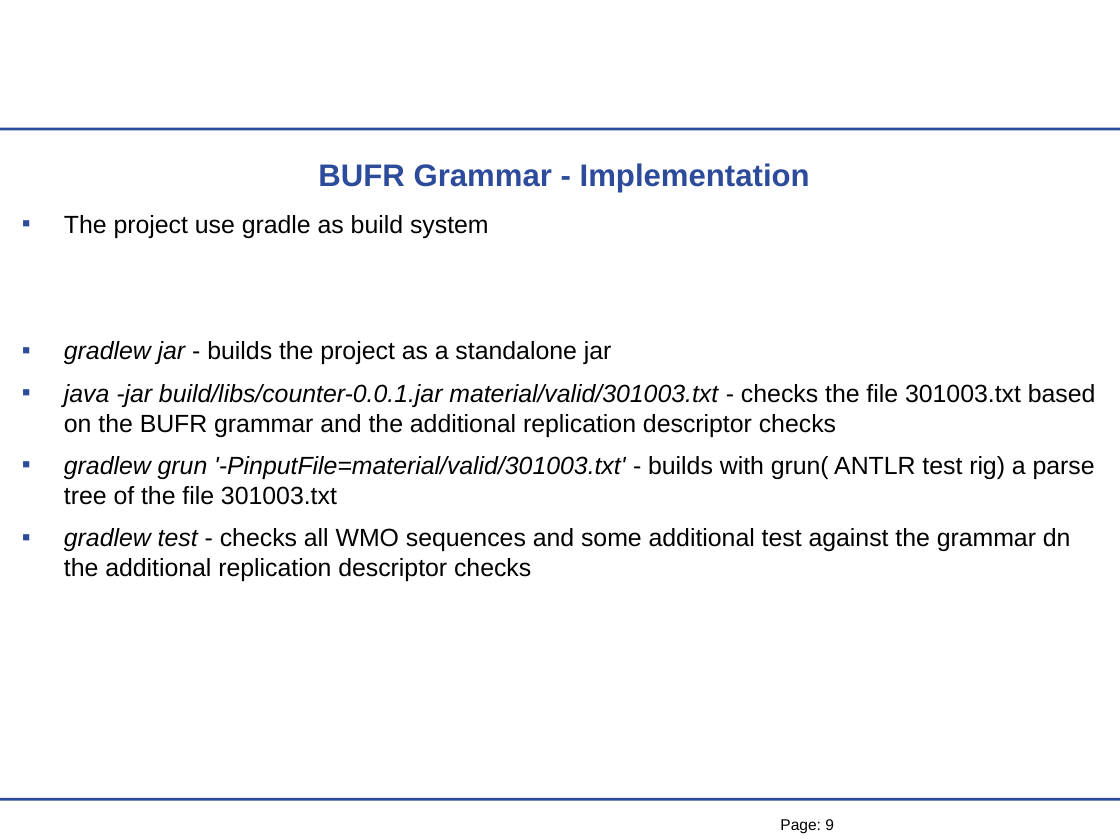
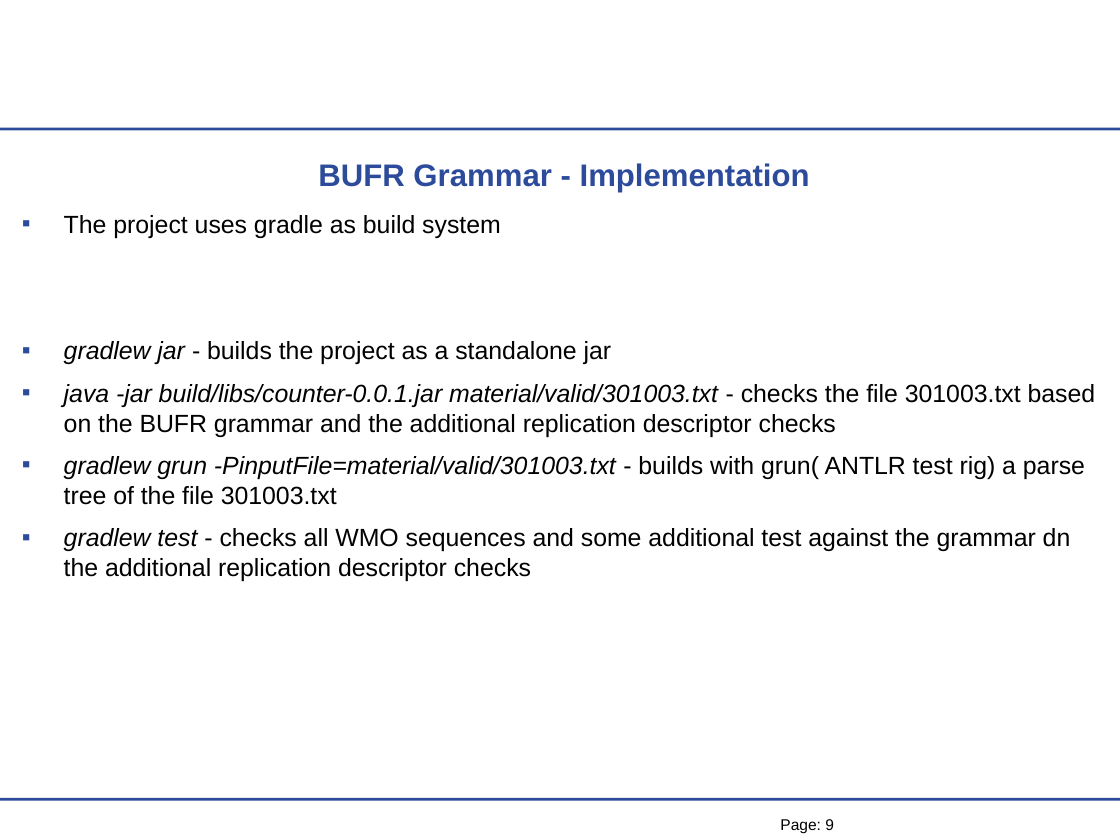
Before and after one commit to mheene/bufr-grammar, a slide deck: slide 9 of talk/BUFR-Grammar-Talk.ppt. Drawn at 1120x840 pixels with LibreOffice and Linux fonts; fonts in the diff are those of the drawing; background and template pictures are left out. Boxes give left, top, right and bottom in pixels: in the first picture for what was removed or moved away, otherwise in the second. Text is boxed around its words. In the diff, an @@ line names an element or a change of style, - is before the commit and + after.

```diff
--- a/talk/BUFR-Grammar-Talk.ppt
+++ b/talk/BUFR-Grammar-Talk.ppt
@@ text at bbox=[64, 215, 501, 238]: text changed @@
-▪ The project use gradle as build system
+▪ The project uses gradle as build system
@@ text at bbox=[64, 341, 1096, 581]: indent changed @@
@@ text at bbox=[64, 456, 1085, 505]: text changed @@
-▪ gradlew grun '-PinputFile=material/valid/301003.txt' - builds with grun( ANTLR test rig) a parse tree of the file 301003.txt
+▪ gradlew grun -PinputFile=material/valid/301003.txt - builds with grun( ANTLR test rig) a parse tree of the file 301003.txt
```
Also in this commit, not shown: 12 other slides changed, 1 slide added, 4 other files.
